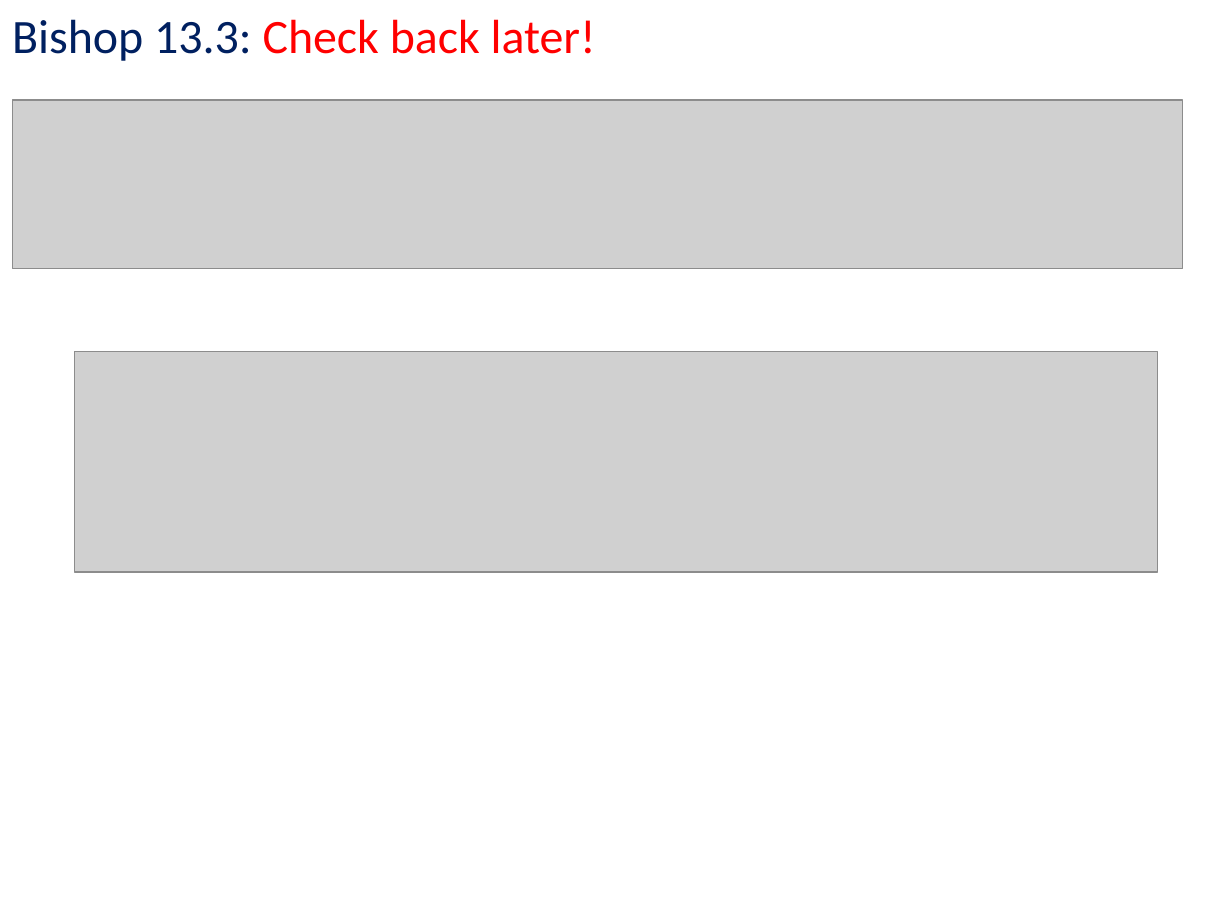
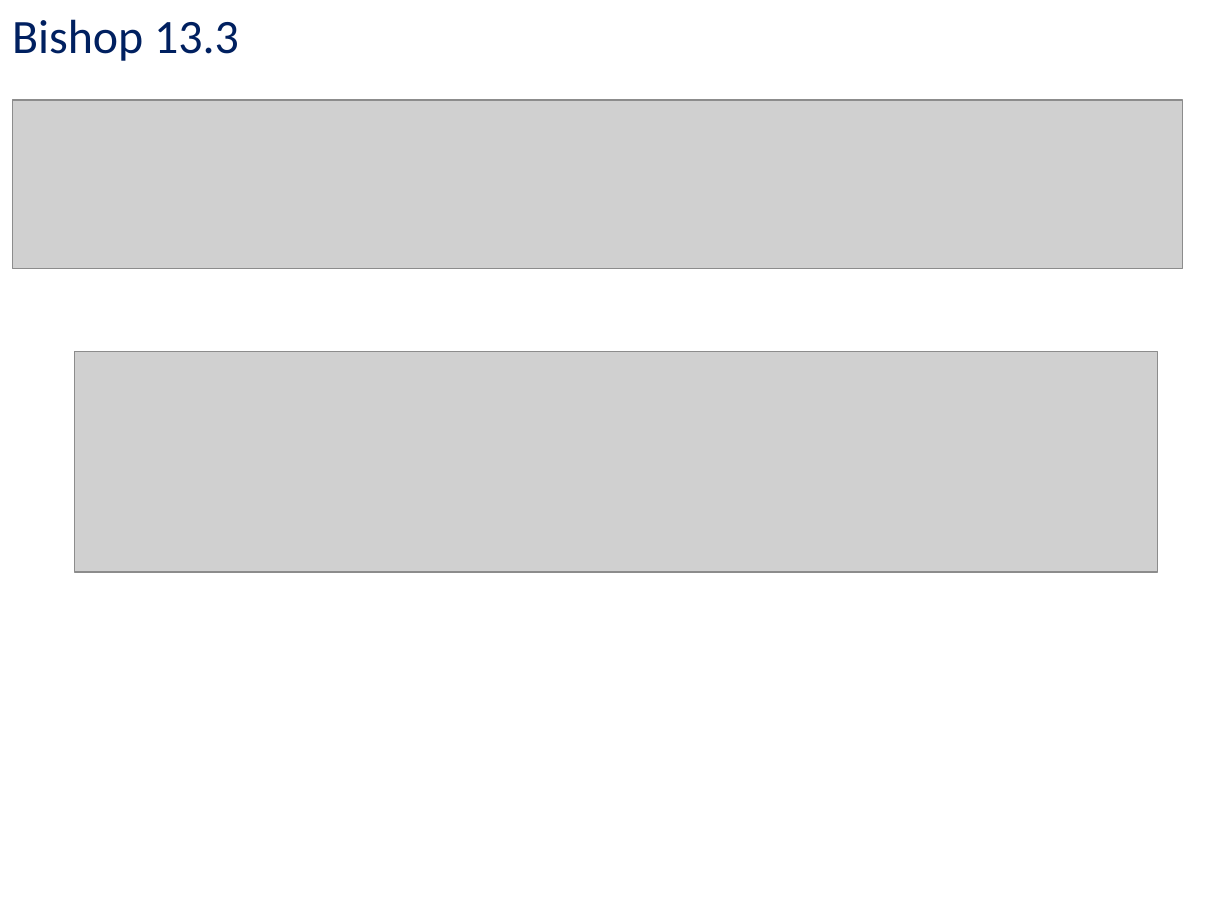
Before and after one commit to kc13/CS1675, a slide deck: slide 15 of recitation12/cs1675_rec12_nov30.pptx. Drawn at 1232x924 pixels with LibreOffice and Linux fonts; fonts in the diff are those of the drawing; grey boxes stand for pictures. Boxes give left, top, right and bottom in pixels: in the first picture for what was removed or moved away, otherwise in the second. Text is boxed around its words. In the diff, an @@ line names an element or a change of style, - is before the commit and + after.

```diff
--- a/recitation12/cs1675_rec12_nov30.pptx
+++ b/recitation12/cs1675_rec12_nov30.pptx
@@ text at <box>12,19,239,61</box>: text changed; text colour #FF0000 to #002060 @@
-Bishop 13.3: Check back later!
+Bishop 13.3
```
Also in this commit, not shown: 1 other slide changed, 7 slides added.
